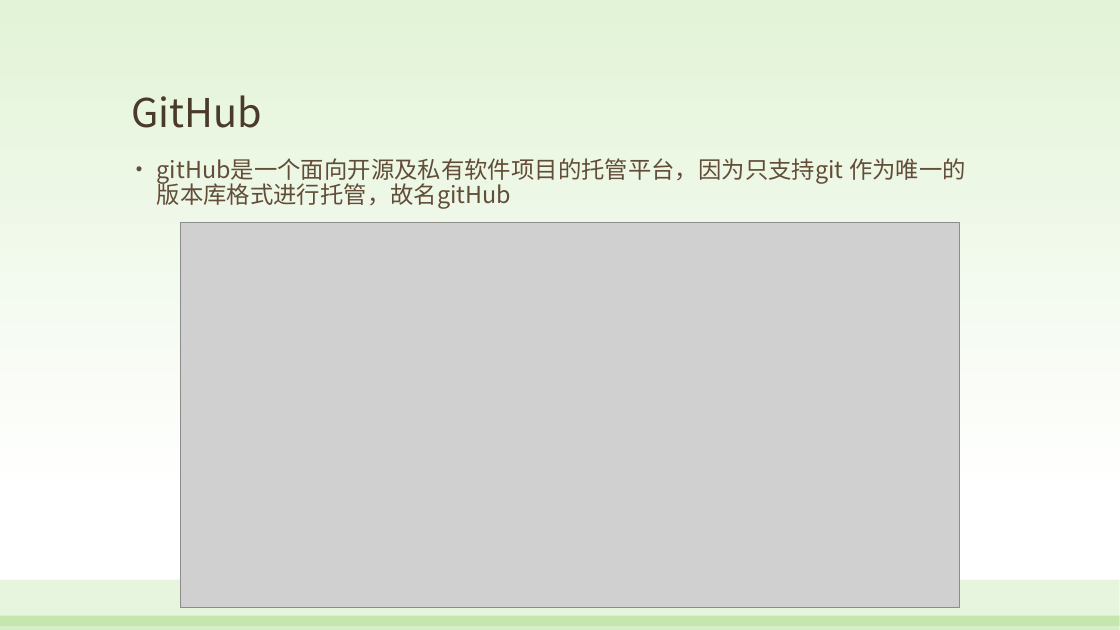
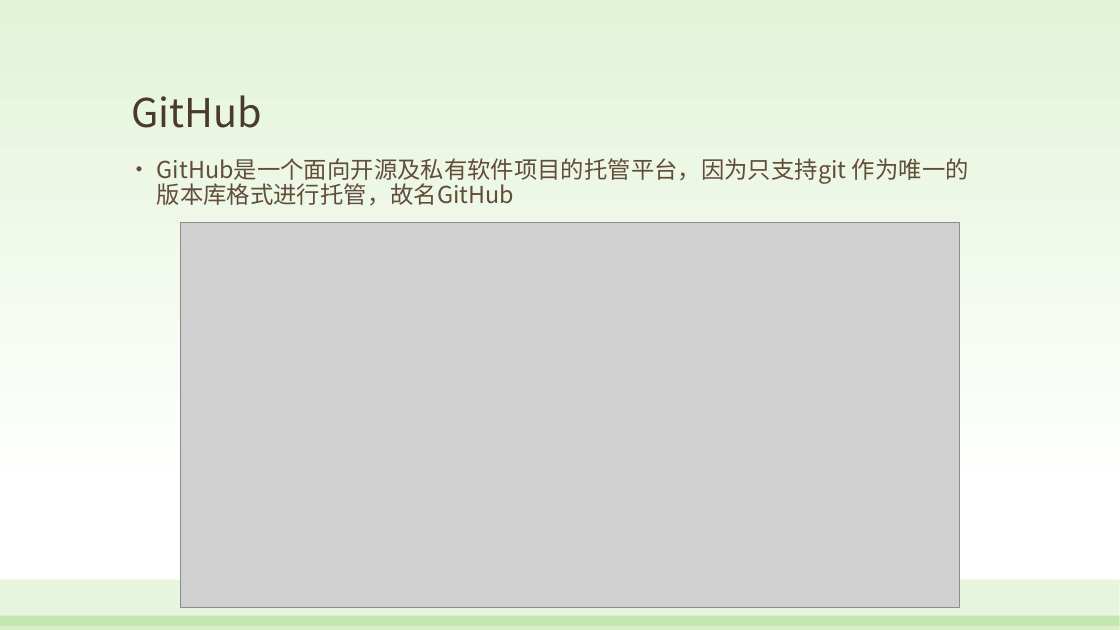
Before and after one commit to wangjidilidun/CommunicationPPT, a slide deck: slide 27 of 版本管理工具.pptx. Drawn at 1120x630 pixels with LibreOffice and Linux fonts; fonts in the diff are those of the drawing; grey boxes stand for pictures. Boxes give left, top, right and bottom in pixels: in the first picture for what was removed or moved away, otherwise in the second. Text is boxed around its words. In the diff, an @@ line names an element or a change of style, - is before the commit and + after.

Commit message:
汇报的那个版本，加两个小视频

```diff
--- a/版本管理工具.pptx
+++ b/版本管理工具.pptx
@@ text at [157, 158, 969, 205]: text changed @@
-• gitHub是一个面向开源及私有软件项目的托管平台，因为只支持git 作为唯一的版本库格式进行托管，故名gitHub
+• GitHub是一个面向开源及私有软件项目的托管平台，因为只支持git 作为唯一的版本库格式进行托管，故名GitHub
```
Also in this commit, not shown: 5 other slides changed, 1 slide added, 1 slide removed, 2 other files.
